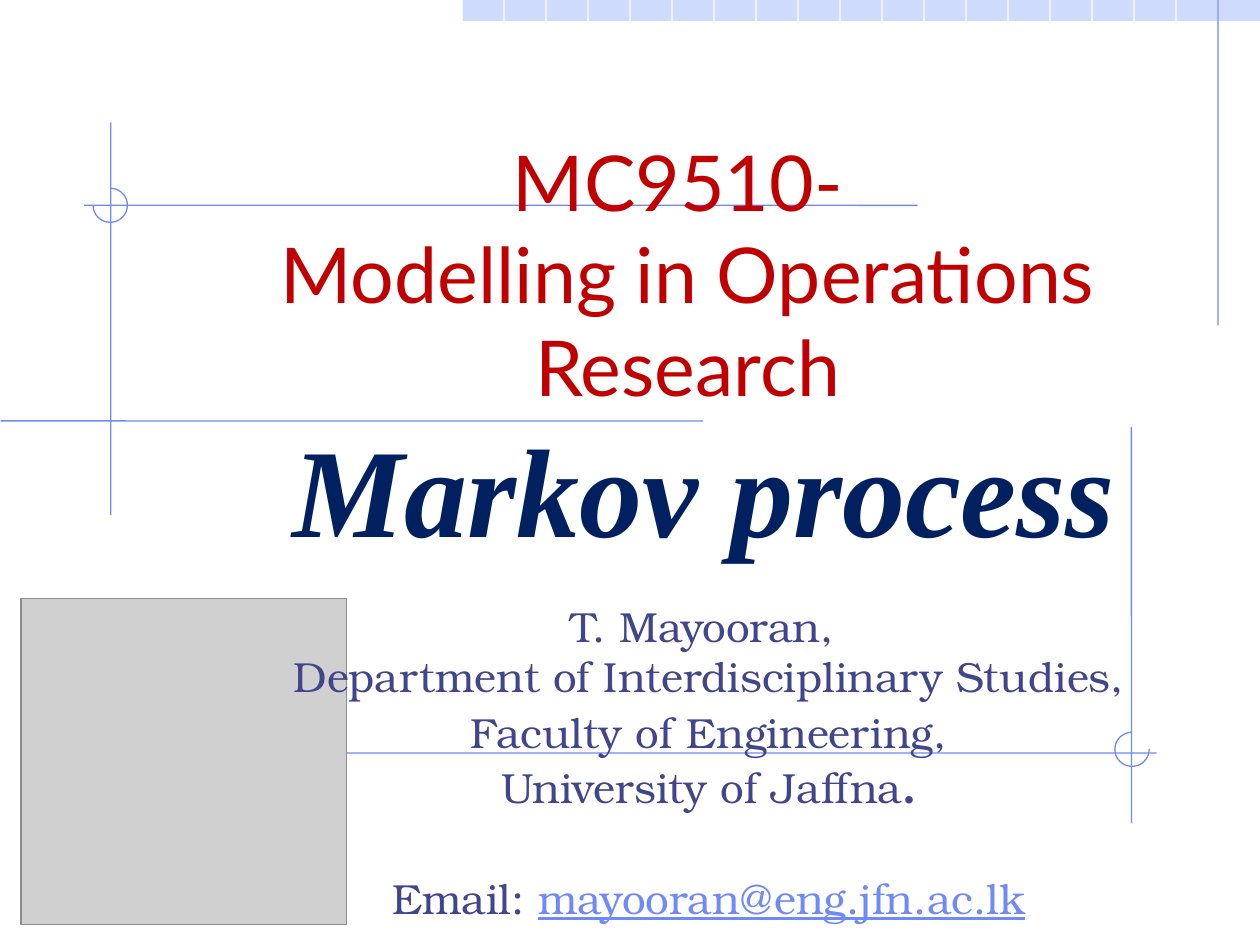
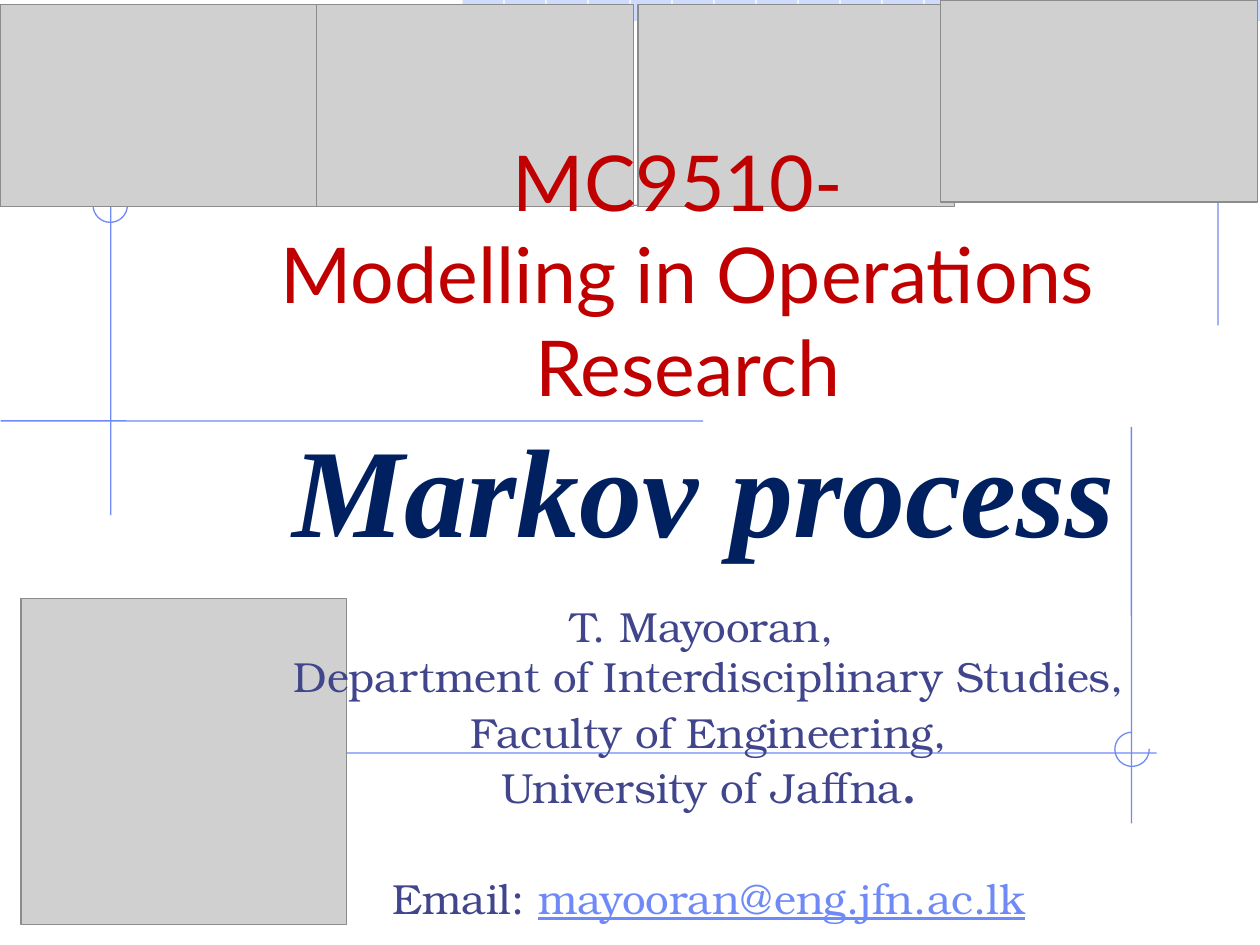
Before and after one commit to Mayooran1987/MC9510, a slide deck: slide 1 of Lect_3_Markov process.pptx. Drawn at 1260x945 pixels with LibreOffice and Linux fonts; fonts in the diff are those of the drawing; grey boxes stand for pictures. Boxes give left, top, right and bottom in pixels: in the first picture for what was removed or moved away, otherwise in the second. Text is boxed around its words. In the diff, an @@ line names an element or a change of style, - is before the commit and + after.

```diff
--- a/Lect_3_Markov process.pptx
+++ b/Lect_3_Markov process.pptx
@@ group added at [0,0,1257,205]: 4 pictures @@
```
Also in this commit, not shown: 20 other slides changed, 6 slides added.
